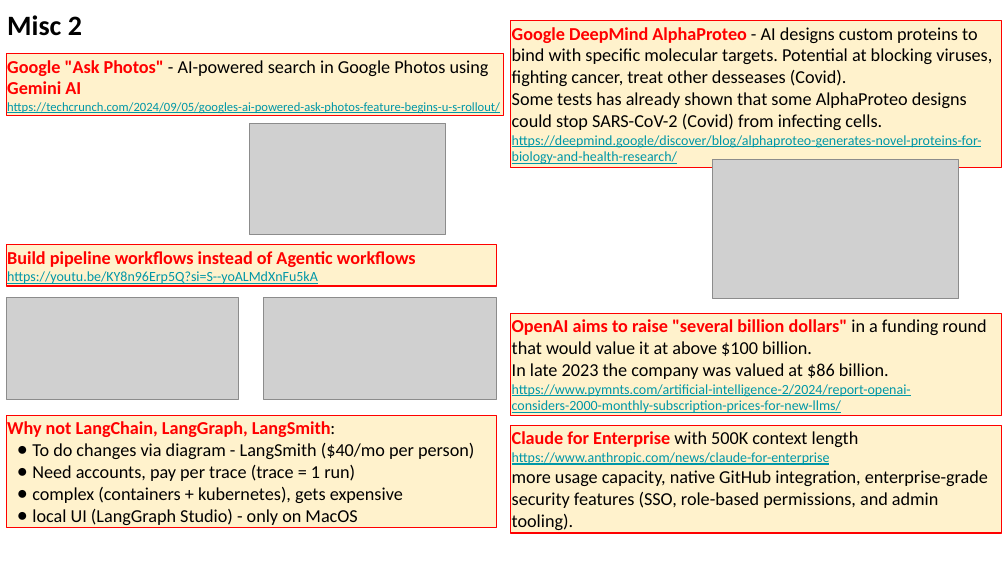
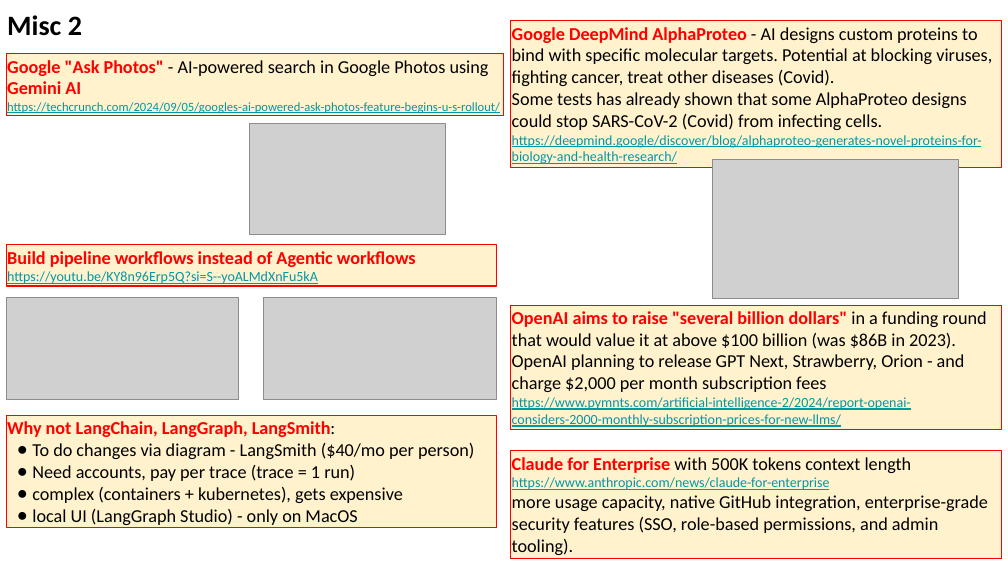
Before and after one commit to lselector/seminar, a slide deck: slide 8 of 2024/2024-09-06-AI-Updates.pptx (slide 9 before the commit). Drawn at 1008x567 pixels with LibreOffice and Linux fonts; fonts in the diff are those of the drawing; grey boxes stand for pictures. Boxes give left, top, right and bottom in pixels: in the first picture for what was removed or moved away, otherwise in the second. Text is boxed around its words. In the diff, an @@ line names an element or a change of style, - is before the commit and + after.

Commit message:
update

```diff
--- a/2024/2024-09-06-AI-Updates.pptx
+++ b/2024/2024-09-06-AI-Updates.pptx
@@ text in rectangle at [512,27,992,86]: text changed @@
-Google DeepMind AlphaProteo - AI designs custom proteins to bind with specific molecular targets. Potential at blocking viruses, fighting cancer, treat other desseases (Covid).
+Google DeepMind AlphaProteo - AI designs custom proteins to bind with specific molecular targets. Potential at blocking viruses, fighting cancer, treat other diseases (Covid).
@@ rectangle "OpenAI aims to raise "several ...": place and size @@
-rectangle "OpenAI aims to raise "several ..." at [511,313,1002,415]
+rectangle "OpenAI aims to raise "several ..." at [511,305,1002,429]
@@ text in rectangle at [512,311,986,392]: text changed @@
-OpenAI aims to raise "several billion dollars" in a funding round that would value it at above $100 billion.
-In late 2023 the company was valued at $86 billion.
+OpenAI aims to raise "several billion dollars" in a funding round that would value it at above $100 billion (was $86B in 2023).
+OpenAI planning to release GPT Next, Strawberry, Orion - and charge $2,000 per month subscription fees
@@ rectangle "Claude for Enterprise with 500K ...": place and size @@
-rectangle "Claude for Enterprise with 500K ..." at [511,425,1002,532]
+rectangle "Claude for Enterprise with 500K ..." at [511,451,1002,557]
@@ text in rectangle at [512,457,912,473]: text changed @@
-Claude for Enterprise with 500K context length
+Claude for Enterprise with 500K tokens context length
```
Also in this commit, not shown: 5 other slides changed.
